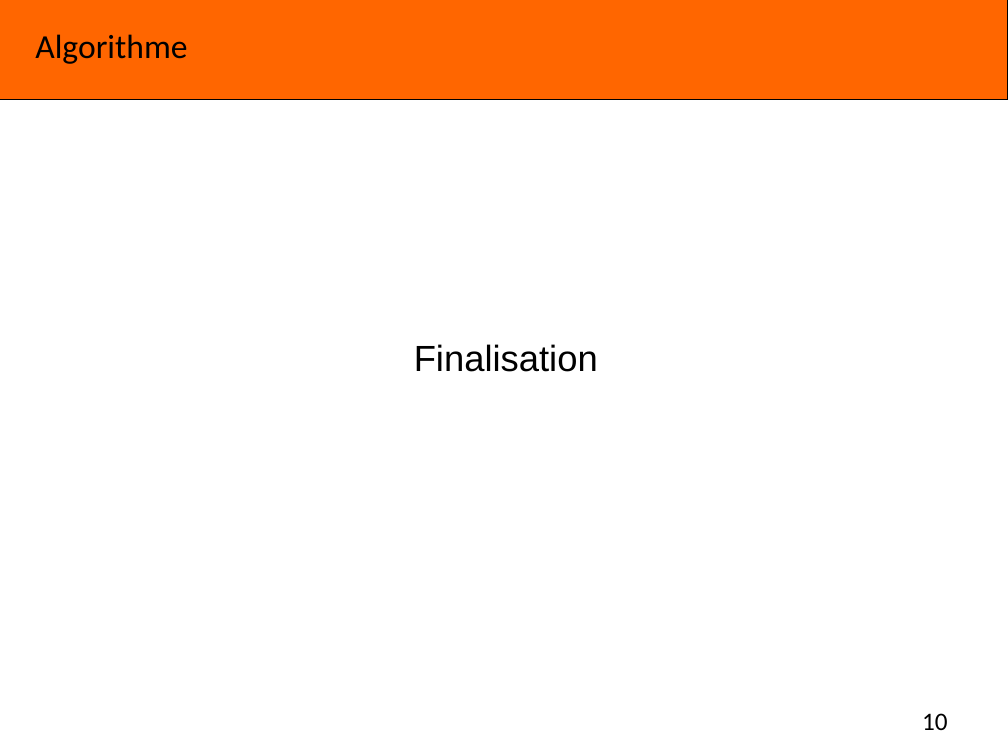
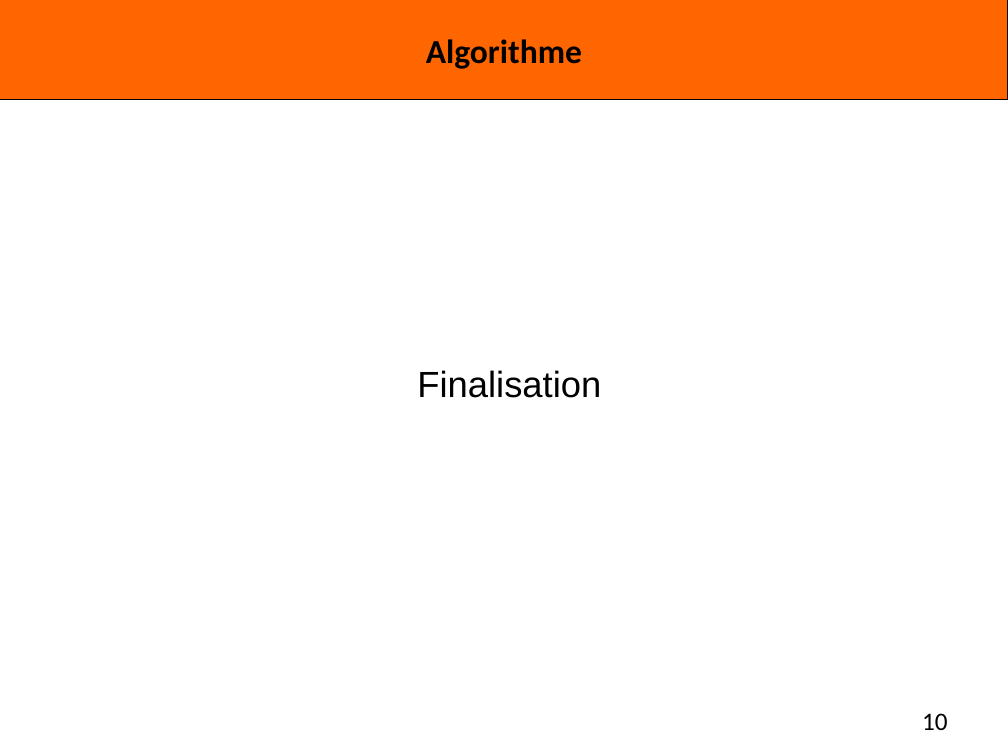
Before and after one commit to Miaxos/Polux, a slide deck: slide 10 of diapo_Presentation_poqb_soutenance_vendredi_15_janvier_2016.odp. Drawn at 1008x756 pixels with LibreOffice and Linux fonts; fonts in the diff are those of the drawing; background and template pictures are left out. Boxes give left, top, right and bottom in pixels: in the first picture for what was removed or moved away, otherwise in the second. Text is boxed around its words. In the diff, an @@ line names an element or a change of style, - is before the commit and + after.

```diff
--- a/diapo_Presentation_poqb_soutenance_vendredi_15_janvier_2016.odp
+++ b/diapo_Presentation_poqb_soutenance_vendredi_15_janvier_2016.odp
@@ title "Algorithme": place and size @@
-title "Algorithme" at [35,34,187,64]
+title "Algorithme" at [426,39,582,69]
@@ title "Algorithme" at [426,39,582,69]: bold on; alignment left to centre; vertical alignment top to middle @@
@@ text "Finalisation": place and size @@
-text "Finalisation" at [414,344,598,372]
+text "Finalisation" at [417,370,601,398]
@@ text "Finalisation" at [417,370,601,398]: vertical alignment middle to top @@
```
Also in this commit, not shown: 14 other slides changed.
